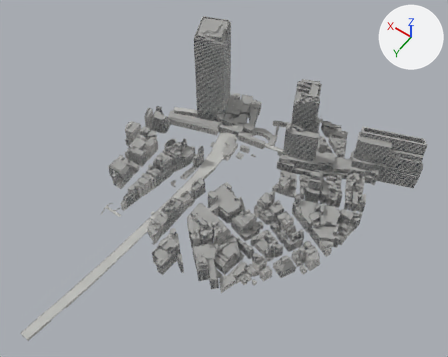
The glTF model assets/context/core/web/context_core.glb as it was, and as the next commit left it.
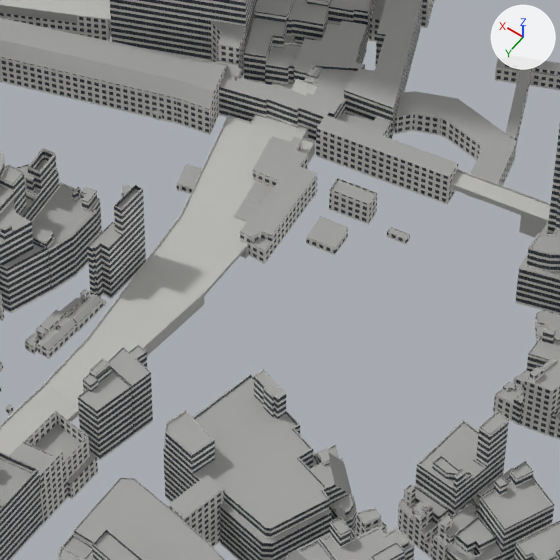
Old and new are each drawn whole from a 50 mm lens placed at (-425.0, 655.0, 996.0), pointed at (-30.0, 101.0, 125.0) and again close up on the part from 39% to 64% of the width and 31% to 61% of the height. Arrows for +X, +Y and +Z are at upper right; the lights stay in place. The older version's two pictures come first. Vertices at exactly the same position are counted once.

In view in the first close-up: 'core__ctx_roof', 'core__ctx_structure', 'core__ctx_wall_punched_a', 'core__ctx_wall_punched_b', 'core__ctx_wall_ribbon_a', 'core__ctx_wall_ribbon_b', 'station__ctx_roof', 'station__ctx_wall_punched_a', 'station__ctx_wall_punched_b', 'station__ctx_wall_ribbon_b'.
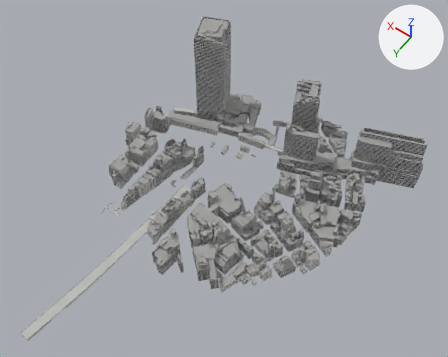
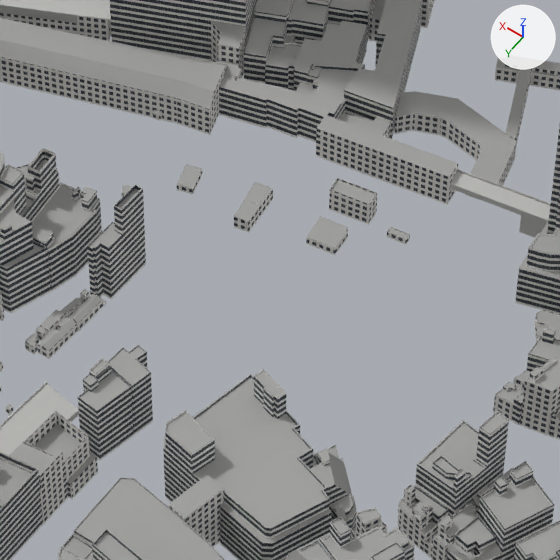
Location of each change, [x1, y1, x2, y2] in pixels of the close-ups (560 x 560 px):
'station__ctx_roof', reshaped
    before: [0, 0, 458, 251]
    after: [0, 0, 458, 204]
'station__ctx_wall_punched_a', reshaped (35% narrower, 29% shorter)
    before: [240, 129, 458, 264]
    after: [316, 129, 458, 225]
part 1 of me_station__ctx_roof, deleted
    before: [240, 136, 317, 237]
part 2 of me_station__ctx_roof, deleted
    before: [271, 136, 290, 145]
part 3 of me_station__ctx_roof, deleted
    before: [252, 237, 272, 251]
part 4 of me_station__ctx_wall_punched_a, deleted
    before: [240, 141, 318, 264]
part 5 of me_core__ctx_structure, cut back
    before: [44, 64, 319, 404]
    after: [44, 381, 71, 404]

Diff of the bpy script that builds the scene:
```diff
--- a/assets/context/core/web/context_core.glb.py
+++ b/assets/context/core/web/context_core.glb.py
@@ me_station__ctx_roof @@
 # used by ob_station__ctx_roof; location = (0.0, 0.0, 0.0)
-me_station__ctx_roof.from_pydata(...)  # 327 vertices, 279 faces; spans x 5.0..222.0, y -176.0..-20.0, z 8.0..23.0
+me_station__ctx_roof.from_pydata(...)  # 302 vertices, 260 faces; spans x 5.0..222.0, y -176.0..-31.0, z 10.0..23.0
+# me_station__ctx_roof part 1: the loose piece of 15 vertices spanning x 48.0..79.0, y -76.0..-20.0, z 12.0 is deleted
+# me_station__ctx_roof part 2: the loose piece of 6 vertices spanning x 71.0..80.0, y -75.0..-69.0, z 10.0 is deleted
+# me_station__ctx_roof part 3: the loose piece of 4 vertices spanning x 48.0..55.0, y -26.0..-20.0, z 8.0 is deleted
 me_station__ctx_roof.materials.append(mat_ctx_roof)
@@ me_station__ctx_wall_punched_a @@
 # used by ob_station__ctx_wall_punched_a; location = (0.0, 0.0, 0.0)
-me_station__ctx_wall_punched_a.from_pydata(...)  # 66 vertices, 70 faces; spans x 4.6..80.1, y -98.3..-20.1, z -0.1..17.3
+me_station__ctx_wall_punched_a.from_pydata(...)  # 28 vertices, 28 faces; spans x 4.6..65.3, y -98.3..-59.1, z 0.1..17.3
+# me_station__ctx_wall_punched_a part 4: the loose piece of 38 vertices spanning x 47.8..80.1, y -75.7..-20.1, z -0.1..12.0 is deleted
 me_station__ctx_wall_punched_a.materials.append(mat_ctx_wall_punched_a)
@@ me_core__ctx_structure @@
 # used by ob_core__ctx_structure; location = (0.0, 0.0, 0.0)
-me_core__ctx_structure.from_pydata(...)  # 821 vertices, 1433 faces; spans x -41.0..224.0, y -112.0..496.0, z 0.0..35.0
+me_core__ctx_structure.from_pydata(...)  # 665 vertices, 1137 faces; spans x -41.0..224.0, y -105.0..496.0, z 0.0..35.0
+# me_core__ctx_structure part 5
+# 156 vertices are removed from x 55.0..104.0, y -112.0..85.0, z 0.0..17.0
+# 317 faces are deleted
+# 2 vertices move within x 62.0, y 85.0, z 4.0
+# 21 new faces join them
 me_core__ctx_structure.materials.append(mat_ctx_structure)
```
